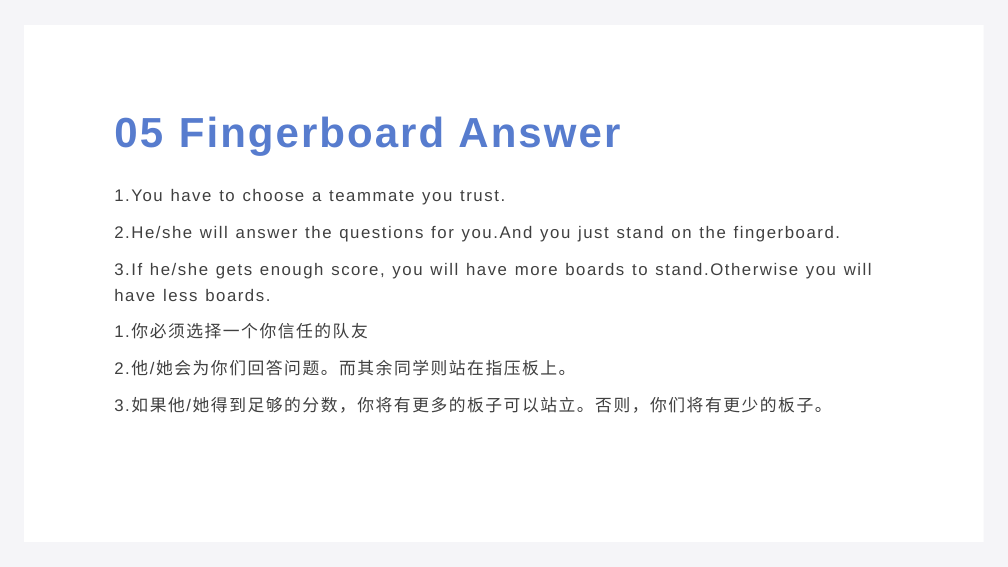
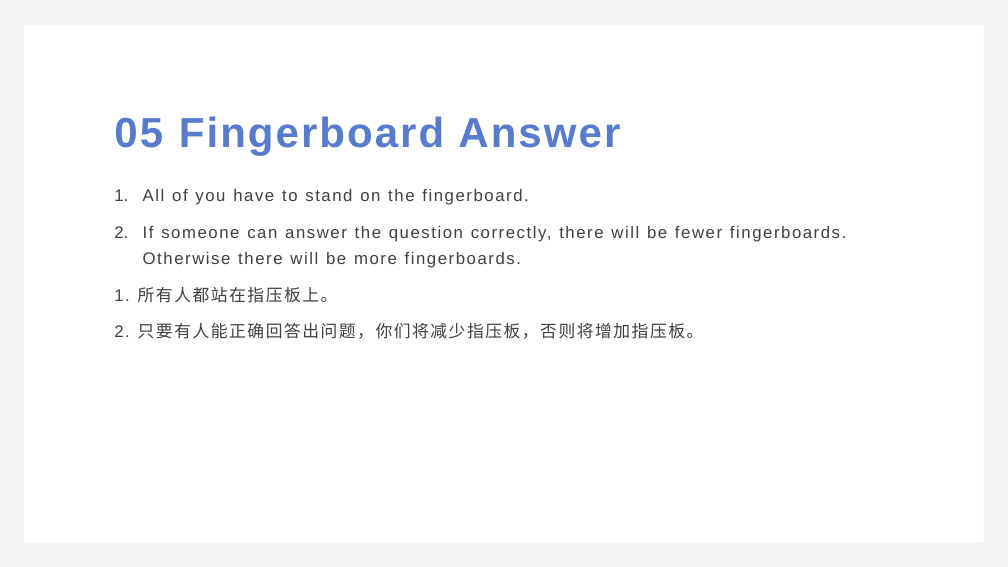
Before and after one commit to GLgele/public-temps, a slide deck: slide 10 of Leadership Summit 2021/开幕(2)(1).pptx. Drawn at 1008x567 pixels with LibreOffice and Linux fonts; fonts in the diff are those of the drawing. Boxes give left, top, right and bottom in pixels: in the first picture for what was removed or moved away, otherwise in the second. Text is boxed around its words. In the diff, an @@ line names an element or a change of style, - is before the commit and + after.

```diff
--- a/Leadership Summit 2021/开幕(2)(1).pptx
+++ b/Leadership Summit 2021/开幕(2)(1).pptx
@@ text at box(114, 189, 846, 339): text changed @@
-1.You have to choose a teammate you trust.
-2.He/she will answer the questions for you.And you just stand on the fingerboard.
-3.If he/she gets enough score, you will have more boards to stand.Otherwise you will have less boards.
-1.你必须选择一个你信任的队友
-2.他/她会为你们回答问题。而其余同学则站在指压板上。
-3.如果他/她得到足够的分数，你将有更多的板子可以站立。否则，你们将有更少的板子。
+1. All of you have to stand on the fingerboard.
+2. If someone can answer the question correctly, there will be fewer fingerboards. Otherwise there will be more fingerboards.
+1. 所有人都站在指压板上。
+2. 只要有人能正确回答出问题，你们将减少指压板，否则将增加指压板。
```
Also in this commit, not shown: 7 other slides changed.
